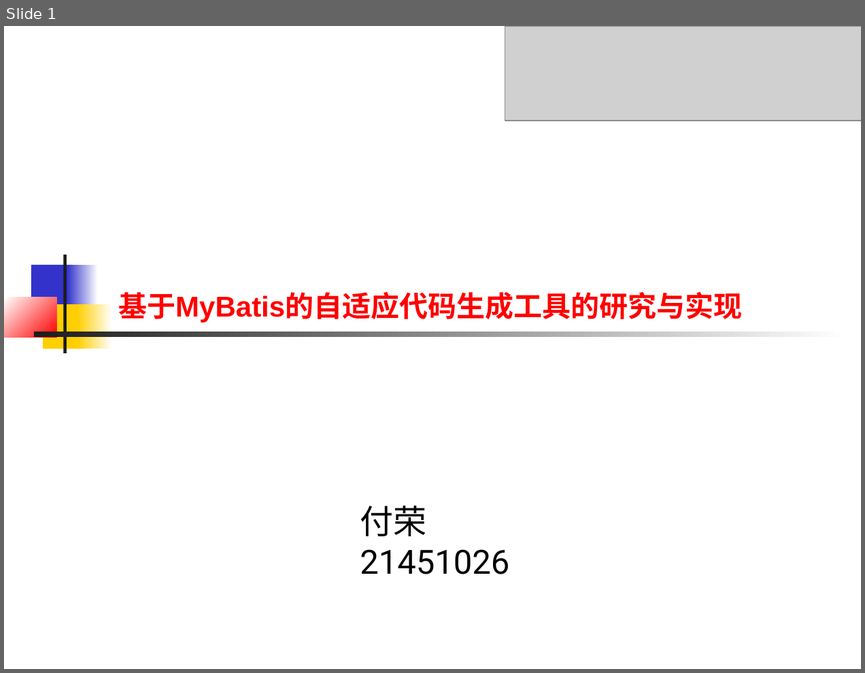
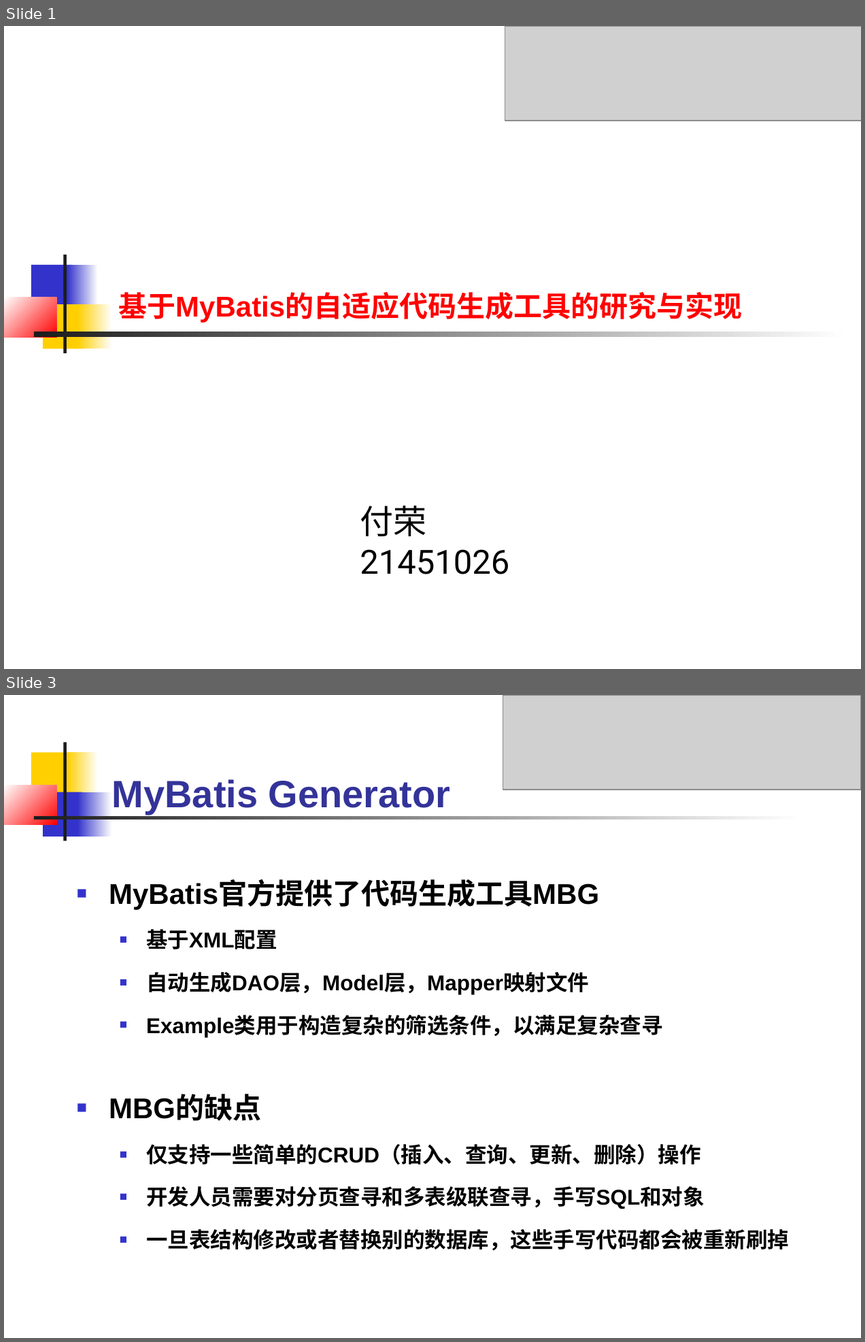
Before and after one commit to connLAN/zjuResource, a slide deck: 毕业论文/开题报告论证会-材料/开题论证会-付荣.ppt. Shown one above the other, each under a label of ours: slide 1 before the commit, slides 1 and 3 after it; the slides between them are not shown. The pictures are 865x673 and 865x1342 pixels, drawn with LibreOffice and Linux fonts; fonts in the diff are those of the drawing; grey boxes stand for pictures. Boxes give left, top, right and bottom in pixels: in the first picture for what was removed or moved away, otherwise in the second. Text is boxed around its words. In the diff, an @@ line names an element or a change of style, - is before the commit and + after.

```diff
--- a/毕业论文/开题报告论证会-材料/开题论证会-付荣.ppt
+++ b/毕业论文/开题报告论证会-材料/开题论证会-付荣.ppt
@@ slide 3 added at box(4, 695, 861, 1338), background #FFFFFF @@
@@ picture added at box(502, 695, 861, 790) @@
@@ rectangle added at box(31, 752, 73, 797), fill #FFCF01 @@
@@ rectangle added at box(63, 742, 66, 841), fill #1C1C1C @@
@@ rectangle added at box(67, 752, 99, 797), fill gradient #FFCF01 to #FFFFFF @@
@@ rectangle added at box(4, 785, 56, 824), fill gradient #FFFFFF to #FF0000 @@
@@ rectangle added at box(43, 792, 82, 836), fill #3333CC @@
@@ rectangle added at box(77, 792, 112, 836), fill gradient #3333CC to #FFFFFF @@
@@ text added at box(112, 779, 451, 815), 32 pt, text #333399, bold @@
+MyBatis Generator
@@ rectangle added at box(34, 817, 805, 820), fill gradient #1C1C1C to #FFFFFF @@
@@ text added at box(109, 881, 789, 1251), 18 pt, text #000000, bold @@
+■ MyBatis官方提供了代码生成工具MBG
+  ■ 基于XML配置
+  ■ 自动生成DAO层，Model层，Mapper映射文件
+  ■ Example类用于构造复杂的筛选条件，以满足复杂查寻
+■ MBG的缺点
+  ■ 仅支持一些简单的CRUD（插入、查询、更新、删除）操作
+  ■ 开发人员需要对分页查寻和多表级联查寻，手写SQL和对象
+  ■ 一旦表结构修改或者替换别的数据库，这些手写代码都会被重新刷掉
```
Also in this commit, not shown: 8 other slides added, 11 slides removed, 1 other file.
